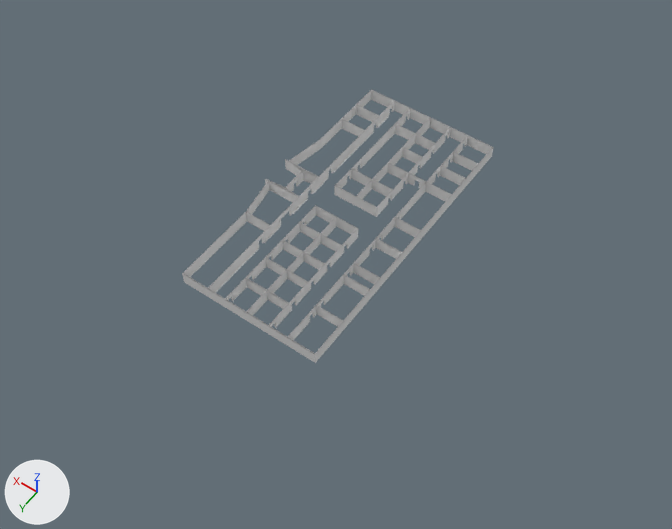
The Blender file orig/maps/hospital/hospital.blend: old version first, new version second.
Camera for both pictures: a camera (50 mm lens) standing at (-84.8, 123.1, 171.6) and looking at (-3.9, 9.9, -6.3). Lighting does not change. The marker at lower left points along +X, +Y and +Z.

Before the edit, the objects in view are built like this:
```python
me_plane = bpy.data.meshes.new('Plane')
me_plane.from_pydata(...)  # 864 vertices, 435 faces; spans x -150.0..175.0, y -13.0..14.0, z 0.0..3.0
me_plane.materials.append(mat_walls)  # its picture is missing
me_plane_001 = bpy.data.meshes.new('Plane.001')
me_plane_001.from_pydata([(1.0, -1.0, 0.0), (-1.0, -1.0, 0.0), (1.0, 1.0, 0.0), (-1.0, 1.0, 0.0)], [], [(1, 0, 2, 3)])
me_plane_001.materials.append(mat_floor)  # its picture is missing
ob_floor = bpy.data.objects.new('Floor', me_plane_001)
ob_floor.location = (-0.1, 0.2, 0.0)
ob_floor.scale = (-53.3, -53.3, -53.3)
ob_floor.hide_viewport = True
ob_interior_walls = bpy.data.objects.new('Interior walls', me_plane)
ob_interior_walls.location = (-0.2, -0.2, 0.0)
ob_interior_walls.scale = (0.125, 2.81, 1.2)
```
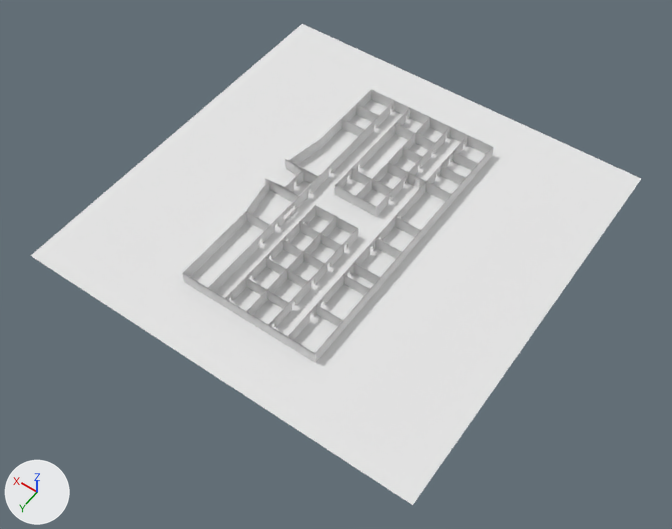
What differs and where, as boxes [x1, y1, x2, y2] in the pictures (672 x 529 px):
'Floor', shown: after [31, 24, 641, 505]
'Reception window', added: after [283, 203, 297, 221]

Edits to the bpy script that builds the scene:
```text
Add me_cube_002:
    me_cube_002.from_pydata([(-1.0, -0.78, -0.31), (-1.0, -1.0, -0.5), (-1.0, -1.0, 1.0), (-1.0, 4.17, 1.0), (-1.0, 4.17, -0.5), (-1.0, 3.95, -0.31), (-1.0, -0.78, 0.79), (-1.0, 3.95, 0.79), (1.0, 4.17, 1.0), (1.0, 4.17, -0.5), (1.0, 3.95, -0.31), (1.0, -1.0, -0.5), (1.0, -0.78, -0.31), (1.0, -1.0, 1.0), (1.0, -0.78, 0.79), (1.0, 3.95, 0.79)], [(12, 4)], [(6, 2, 3, 7), (3, 4, 5, 7), (0, 1, 2, 6), (8, 9, 4, 3), (8, 13, 14, 15), (10, 9, 8, 15), (13, 11, 12, 14), (11, 13, 2, 1), (8, 3, 2, 13), (5, 10, 15, 7), (12, 0, 6, 14), (14, 6, 7, 15), (5, 0, 12, 10), (11, 9, 10, 12), (4, 1, 0, 5), (4, 11, 12, 9)])
    me_cube_002.materials.append(mat_door_frame)  # its picture is missing
Change ob_floor:
    remove ob_floor.hide_viewport = True
Add ob_reception_window:
    ob_reception_window = bpy.data.objects.new('Reception window', me_cube_002)
    ob_reception_window.location = (11.1, 6.7, 1.2)
    ob_reception_window.scale = (0.202, 1.04, 1.25)
```
